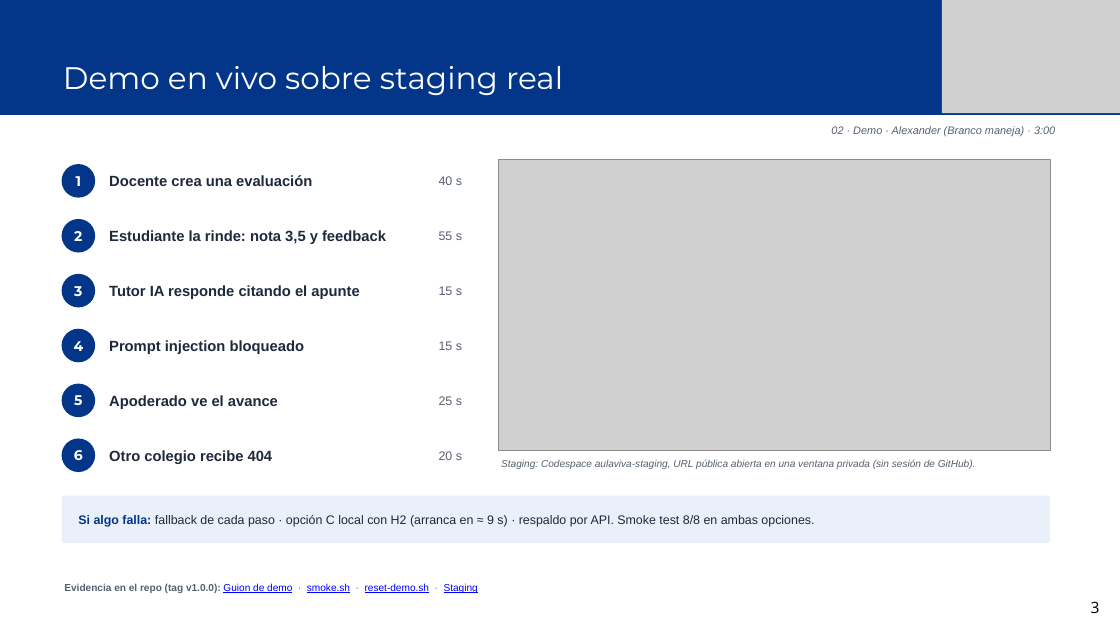
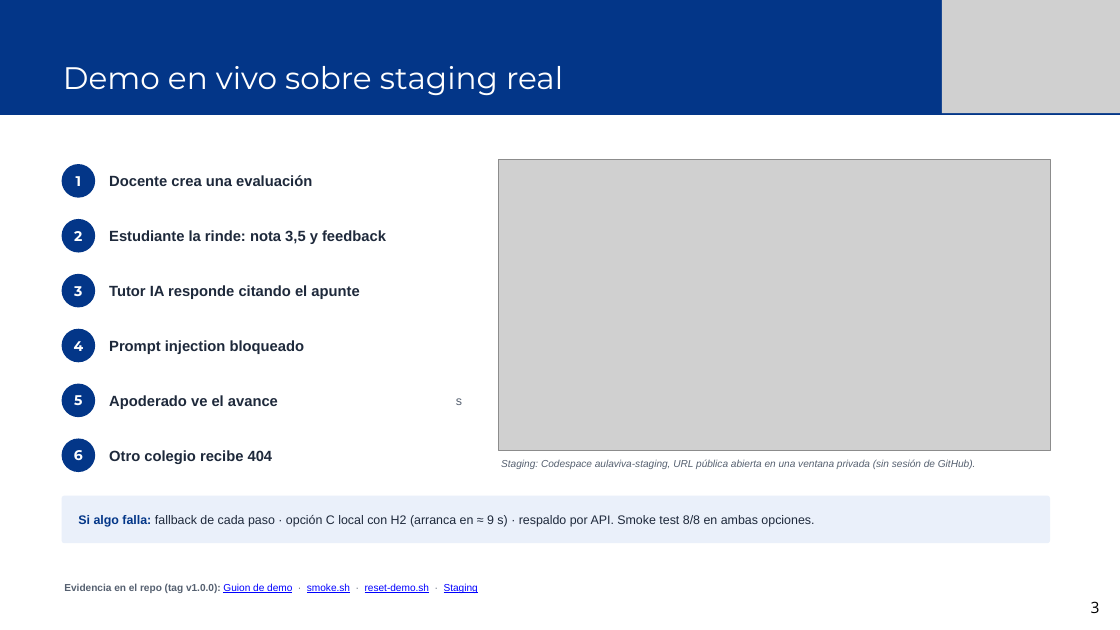
Before and after one commit to merinobranco10/equipo-aulaViva, a slide deck: slide 13 of docs/defensa/AulaViva_S18_Defensa_Deck.pptx (slide 3 before the commit). Drawn at 1120x630 pixels with LibreOffice and Linux fonts; fonts in the diff are those of the drawing; grey boxes stand for pictures. Boxes give left, top, right and bottom in pixels: in the first picture for what was removed or moved away, otherwise in the second. Text is boxed around its words. In the diff, an @@ line names an element or a change of style, - is before the commit and + after.

```diff
--- a/docs/defensa/AulaViva_S18_Defensa_Deck.pptx
+++ b/docs/defensa/AulaViva_S18_Defensa_Deck.pptx
@@ text removed at [831,126,1055,137] @@
-02 · Demo · Alexander (Branco maneja) · 3:00
@@ text removed at [439,176,462,185] @@
-40 s
@@ text removed at [439,231,462,240] @@
-55 s
@@ text removed at [439,286,462,295] @@
-15 s
@@ text removed at [439,341,462,350] @@
-15 s
@@ text at [456,398,462,405]: text changed @@
-25 s
+s
@@ text removed at [439,451,462,460] @@
-20 s
```
Also in this commit, not shown: 13 other slides changed, 2 other files.
